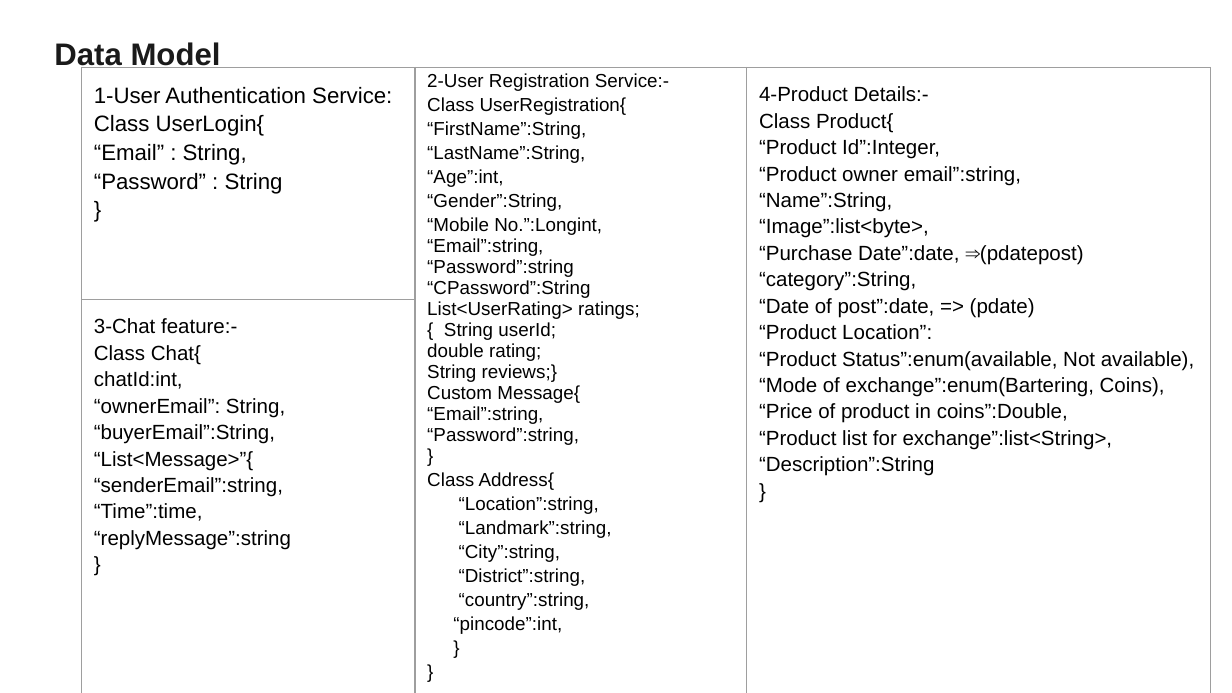
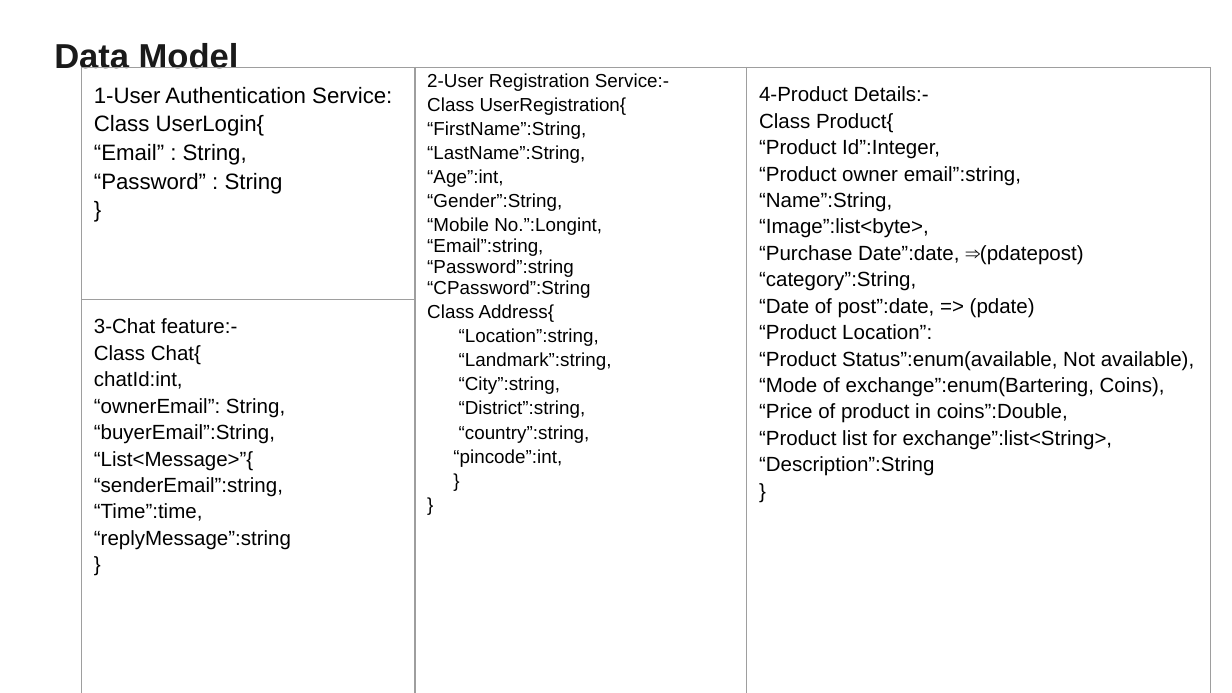
Before and after one commit to abhaykumar789/ecommerce, a slide deck: slide 21 of ppt/Product 1.pptx. Drawn at 1232x693 pixels with LibreOffice and Linux fonts; fonts in the diff are those of the drawing. Boxes give left, top, right and bottom in pixels: in the first picture for what was removed or moved away, otherwise in the second. Text is boxed around its words. In the diff, an @@ line names an element or a change of style, - is before the commit and + after.

Commit message:
ppt updated

```diff
--- a/ppt/Product 1.pptx
+++ b/ppt/Product 1.pptx
@@ title "Data Model" at (x1=54, y1=43, x2=239, y2=75): size 18.2 to 20.2 pt @@
@@ table at (x1=81, y1=68, x2=1211, y2=655) @@
-row 1, column 2: 2-User Registration Service:- / Class UserRegistration{ / “FirstName”:String, / “LastName”:String, / “Age”:int, / “Gender”:String, / “Mobile No.”:Longint, / “Email”:string, / “Password”:string / “CPassword”:String / List<UserRating> ratings; / { String userId; / double rating; / String reviews;} / Custom Message{ / “Email”:string, / “Password”:string, / } / Class Address{ / “Location”:string, / “Landmark”:string, / “City”:string, / “District”:string, / “country”:string, / “pincode”:int, / } / }
+row 1, column 2: 2-User Registration Service:- / Class UserRegistration{ / “FirstName”:String, / “LastName”:String, / “Age”:int, / “Gender”:String, / “Mobile No.”:Longint, / “Email”:string, / “Password”:string / “CPassword”:String / Class Address{ / “Location”:string, / “Landmark”:string, / “City”:string, / “District”:string, / “country”:string, / “pincode”:int, / } / }
```
Also in this commit, not shown: 5 other slides changed.
